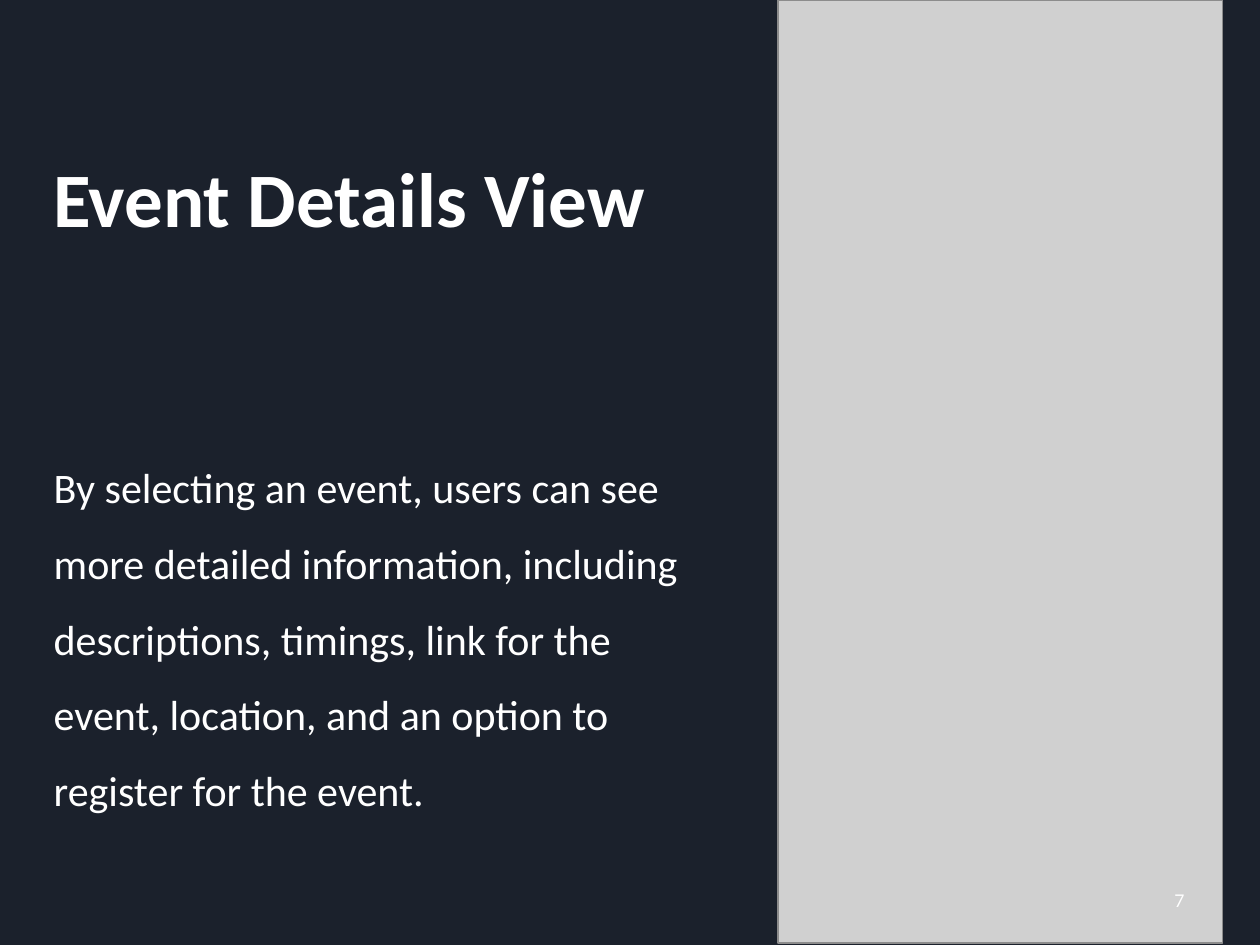
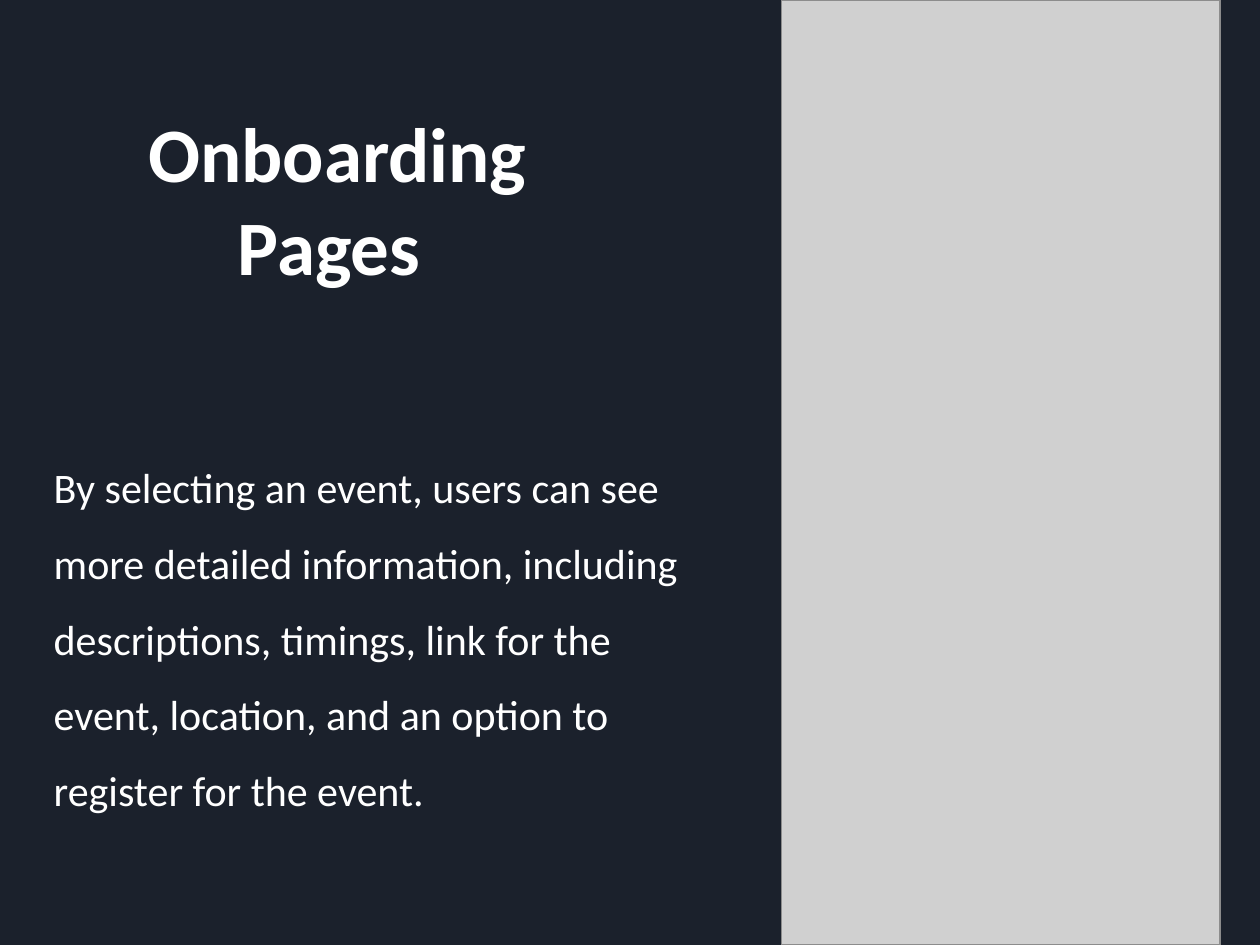
Before and after one commit to YuchenCao1/Jialong-Yuchen-Zihan-Team-BU-Event-Planer, a slide deck: slide 5 of Sprint_1_PRE.pptx (slide 7 before the commit). Drawn at 1260x945 pixels with LibreOffice and Linux fonts; fonts in the diff are those of the drawing; grey boxes stand for pictures. Boxes give left, top, right and bottom in pixels: in the first picture for what was removed or moved away, otherwise in the second. Text is boxed around its words. In the diff, an @@ line names an element or a change of style, - is before the commit and + after.

```diff
--- a/Sprint_1_PRE.pptx
+++ b/Sprint_1_PRE.pptx
@@ picture: place and size @@
-picture at (777, 0, 1222, 942)
+picture at (781, 0, 1220, 945)
@@ text added at (148, 128, 526, 288), 44 pt, text #FFFFFF, bold @@
+Onboarding Pages
@@ title removed at (53, 173, 644, 228) @@
-Event Details View
@@ page number removed at (1174, 895, 1184, 907) @@
-7
```
Also in this commit, not shown: 2 other slides changed, 1 slide added, 2 slides removed, 2 other files.
